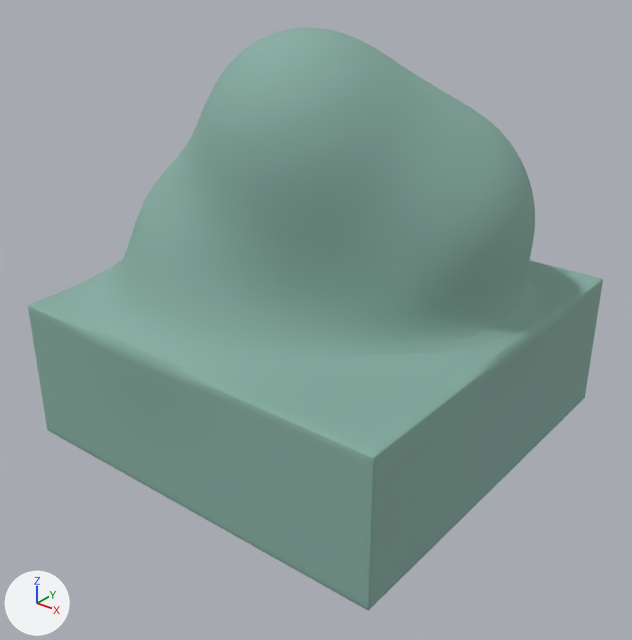
Renders of the glTF model apps/quest-universal-qr-scanner/android-mr/app/src/main/assets/models/cliff.glb from each side of a commit.
Before and after are seen from a 50 mm lens placed at (3.37, -4.31, 3.38), pointed at (0.1, -0.21, 0.84). Arrows for +X, +Y and +Z are at lower left; the lights stay in place. The first picture is the older version.

In view in the first picture: 'cliff'.
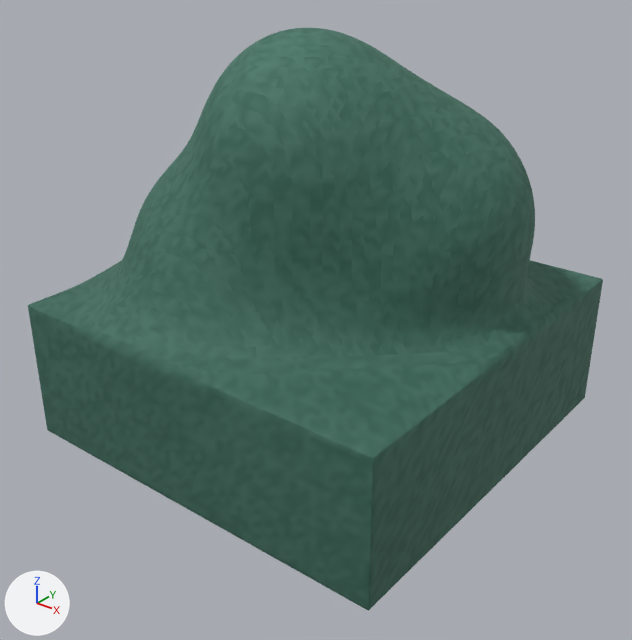
Changed parts and their boxes [x1, y1, x2, y2] in the pictures (632 x 640 px):
'cliff', recoloured (greyish green to green): [28, 28, 603, 610] in both

What changed in the scene script:
```text
Change mat_cliff_mat:
    where n0 = _N.new('ShaderNodeBsdfPrincipled'); n0.name = 'Principled BSDF'
    remove n0.inputs[0].default_value = (0.24, 0.42, 0.36, 1.0)  # 'Base Color', greyish green #86ada2
    add n0.inputs[1].default_value = 0.05  # 'Metallic'
    n0.inputs[2].default_value: 0.85 -> 0.8  # 'Roughness'
    add n2 = _N.new('ShaderNodeMix'); n2.name = 'Mix'
    add n2.data_type = 'RGBA'
    add n2.blend_type = 'MULTIPLY'
    add n2.inputs[0].default_value = 1.0  # 'Factor'
    add n2.inputs[7].default_value = (0.24, 0.42, 0.36, 1.0)  # 'B', greyish green #86ada2
    add n3 = _N.new('ShaderNodeVertexColor'); n3.name = 'Color Attribute'
    add _L.new(n2.outputs[2], n0.inputs[0])  # 'Result' to 'Base Color'
    add _L.new(n3.outputs[0], n2.inputs[6])  # 'Color' to 'A'
Change me_cliff:
    where me_cliff.from_pydata(...)  # 19938 vertices, 39871 faces; spans x -1.46..1.43, y -1.43..1.4, z -0.09..2.7
    used by ob_cliff; location = (0.0, 0.0, 0.0)
    me_cliff part 1: vertex colours changed
```
